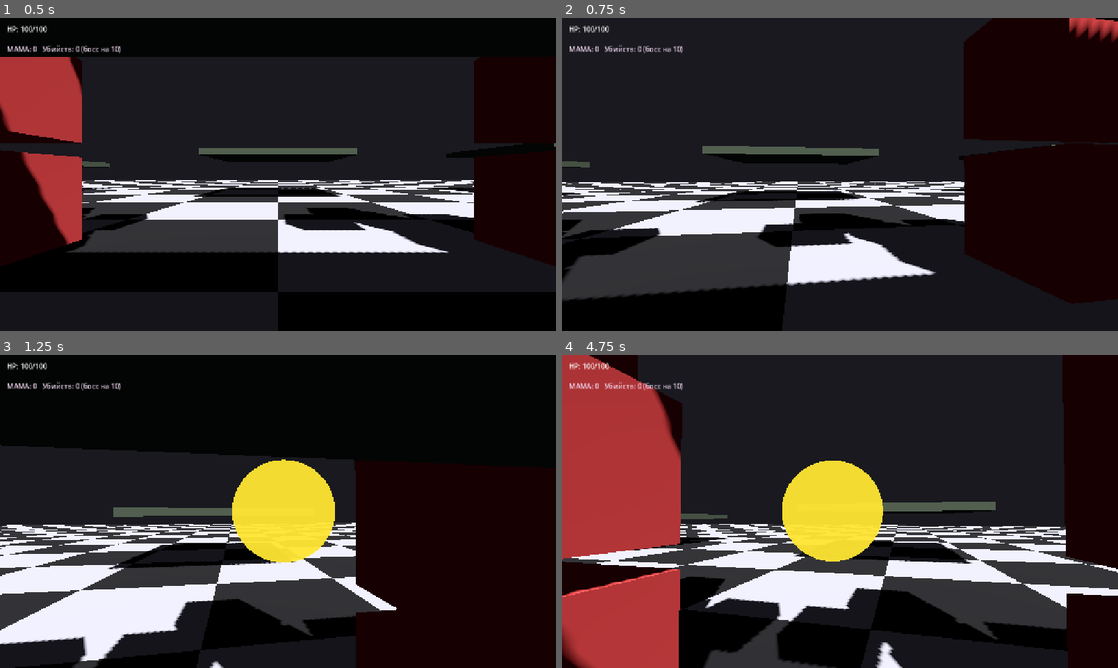
Above: before the commit, frames 1-4 (two rows, left to right).
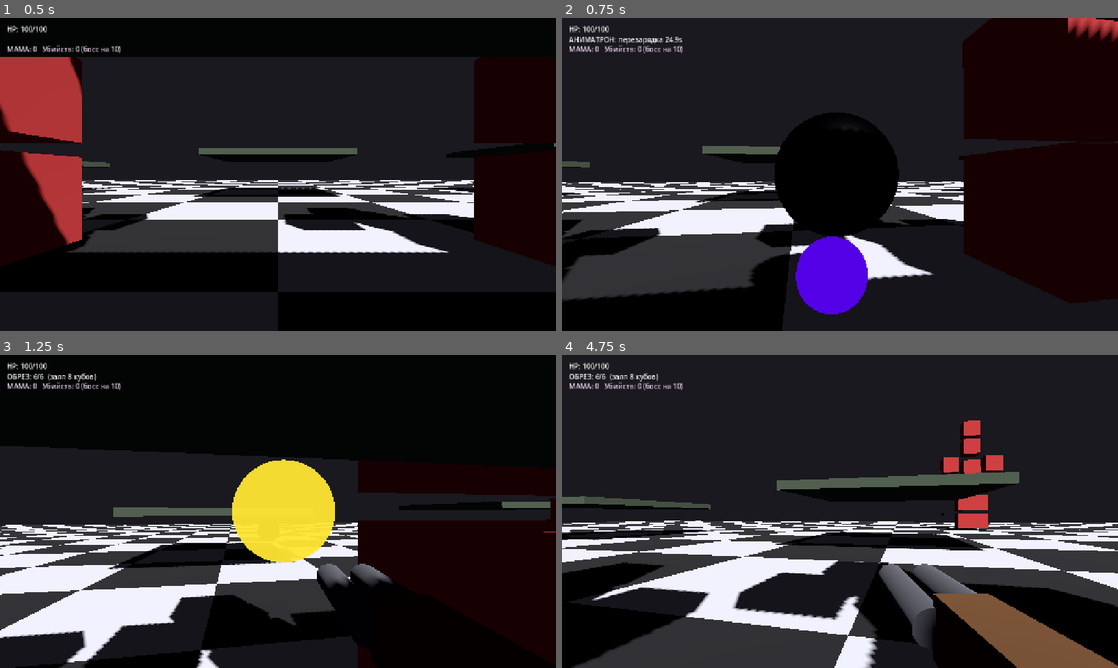
Above: after the commit, the same moments.

Repository: radomirsky/190K-G.O.P
Game: Godot game, scene res://main.tscn
The game is run twice, just before and just after one commit, with the same random seed, the same clock (stepped at 60 frames per second) and the same inputs.
Inputs (mouse positions are in pixels of both pictures, inside the frame that each line leads up to):
- Up to frame 1 (0.5 s): no input
- Up to frame 2 (0.75 s): tap Enter at 0.5 s; move the mouse to (867, 174) at 0.52 s; hold W from 0.53 s (still down); tap 1 at 0.6 s; click (867, 174) at 0.67 s
- Up to frame 3 (1.25 s): keep holding W; tap Space at 0.77 s; tap 2 at 0.8 s
- Up to frame 4 (4.75 s): keep holding W; move the mouse to (812, 511) at 1.27 s; tap 2 at 1.35, 4.55 s; tap Space at 1.52, 3.02, 3.77, 4.52 s; tap 3 at 1.55, 2.1 s; move the mouse to (851, 505) at 2.02 s; tap 4 at 2.3, 2.85 s; move the mouse to (834, 517) at 2.77 s; click (834, 517) at 2.92 s; tap Shift at 3.05 s; move the mouse to (878, 514) at 3.52 s; hold Shift 3.53-4.28 s; tap 1 at 3.8, 4.35 s; move the mouse to (795, 508) at 4.27 s

Frame 1 is identical in both runs. In frame 2, 9.3% of the frame differs, in the area x 0-100%, y 0-95%; in frame 3, 6.1%; in frame 4, 58%, in the area x 0-100%, y 0-100%.
Error after the commit: Invalid assignment of property or key 'ring_radius' with value of type 'float' on a base object of type 'TorusMesh'. (res://player.gd:1489)

Commit message:
Выбор оружия по цифрам: 1 аниматрон, 2 обрез, 3 пирамида, 4 стазис
Made-with: Cursor

Diff:
--- a/player.gd
+++ b/player.gd
@@ -1032,6 +1032,38 @@
 	if event is InputEventKey and event.pressed and not event.echo:
 		if event.keycode == KEY_SHIFT and event.location == KEY_LOCATION_LEFT:
 			_try_dash()
+			get_viewport().set_input_as_handled()
+		elif (
+			(event.keycode == KEY_1 or event.physical_keycode == KEY_1)
+			and _world_actions_input_ok()
+		):
+			_equipped = EquippedGun.ANIMATRON
+			_update_weapon_visibility()
+			_update_hp_ui()
+			get_viewport().set_input_as_handled()
+		elif (
+			(event.keycode == KEY_2 or event.physical_keycode == KEY_2)
+			and _world_actions_input_ok()
+		):
+			_equipped = EquippedGun.SAWED_OFF
+			_update_weapon_visibility()
+			_update_hp_ui()
+			get_viewport().set_input_as_handled()
+		elif (
+			(event.keycode == KEY_3 or event.physical_keycode == KEY_3)
+			and _world_actions_input_ok()
+		):
+			_equipped = EquippedGun.PYRAMID
+			_update_weapon_visibility()
+			_update_hp_ui()
+			get_viewport().set_input_as_handled()
+		elif (
+			(event.keycode == KEY_4 or event.physical_keycode == KEY_4)
+			and _world_actions_input_ok()
+		):
+			_equipped = EquippedGun.STASIS
+			_update_weapon_visibility()
+			_update_hp_ui()
 			get_viewport().set_input_as_handled()
 		if (
 			(event.keycode == KEY_C or event.physical_keycode == KEY_C)
